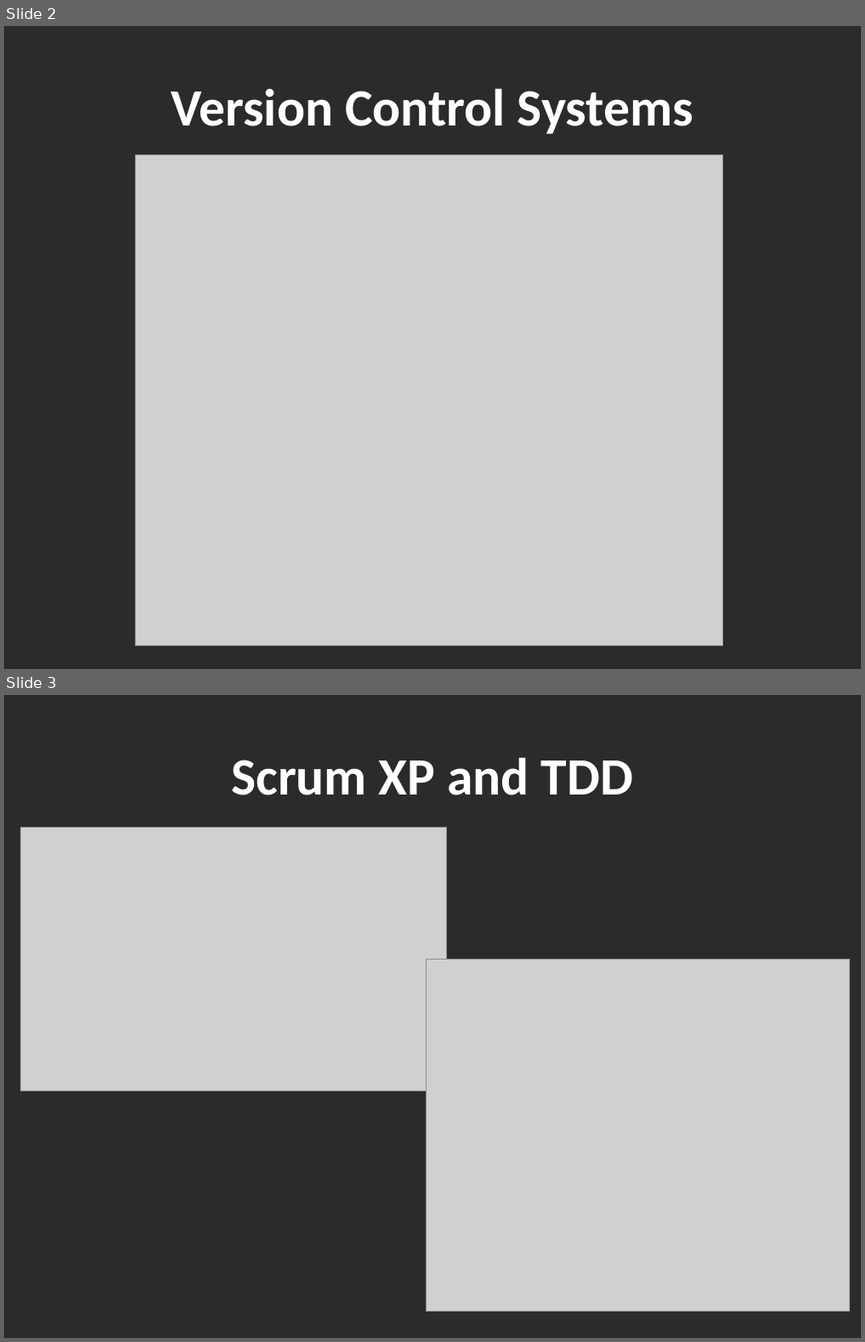
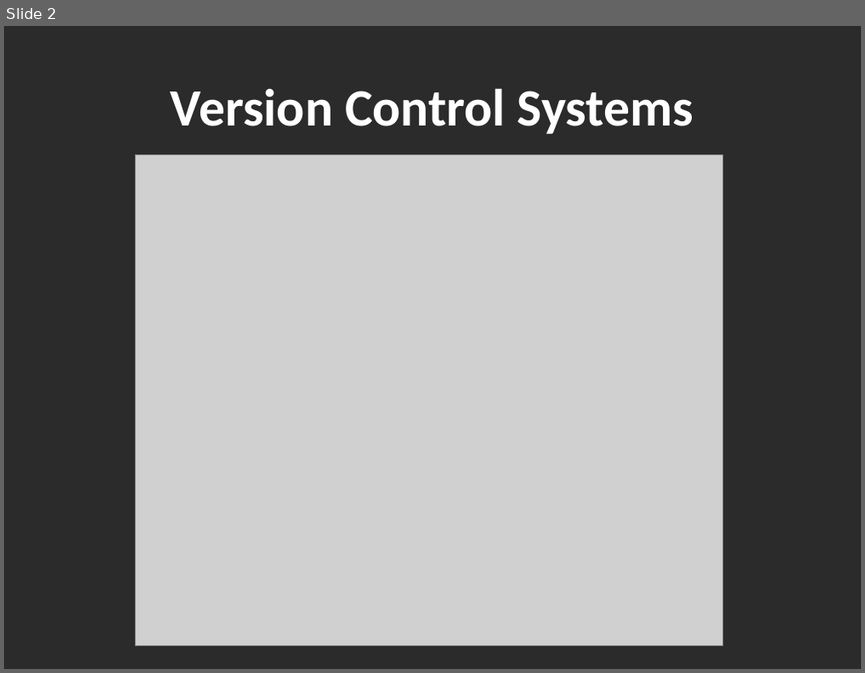
Before and after one commit to mosauter/Battleship, a slide deck: Presentation.pptx. Shown one above the other, each under a label of ours: slides 2 and 3 before the commit, slide 2 after it. The pictures are 865x1342 and 865x673 pixels, drawn with LibreOffice and Linux fonts; fonts in the diff are those of the drawing; grey boxes stand for pictures; background and template pictures are left out; a plain dark background stands for a picture behind light text. Boxes give left, top, right and bottom in pixels: in the first picture for what was removed or moved away, otherwise in the second. Text is boxed around its words. In the diff, an @@ line names an element or a change of style, - is before the commit and + after.

```diff
--- a/Presentation.pptx
+++ b/Presentation.pptx
@@ slide 3 removed at box(4, 695, 861, 1338), background picture (left out) @@
@@ title removed at box(231, 757, 633, 795) @@
-Scrum XP and TDD
@@ picture removed at box(21, 828, 446, 1091) @@
@@ picture removed at box(426, 959, 849, 1311) @@
```
Also in this commit, not shown: 7 slides changed, 8 slides added, 4 other slides removed.
